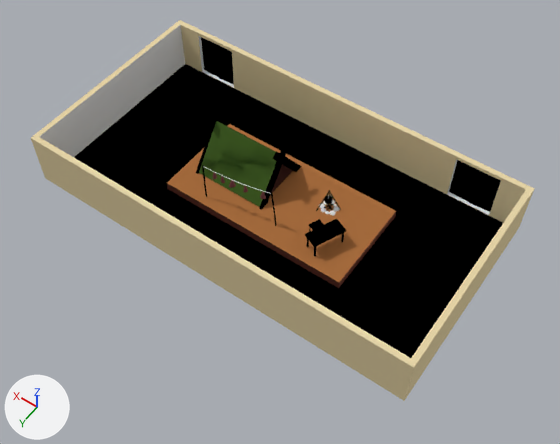
The Blender file theroom/models/room1.blend, before and after one commit.
The view is the same before and after, from a 50 mm camera at (-23.2, 39.9, 47.6) aimed at (-2.0, 10.2, 1.0). The axes (+X, +Y, +Z) are drawn at lower left. The lights are the same throughout.
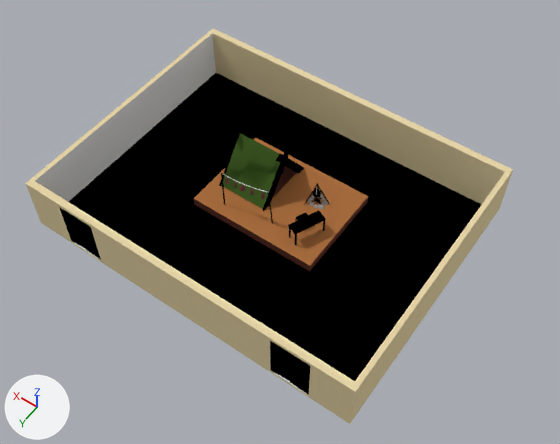
Changed parts and their boxes (x1, y1, x2, y2) in the pictures (560 x 444 px; the box of a moved part takes in the faces that stretch with it):
'Cube', reshaped, moved, turned, rescaled: before (31, 20, 535, 401); after (25, 28, 513, 424)
'Cube.001', moved, rescaled (24% narrower, 19% shorter): before (167, 124, 396, 288); after (194, 138, 368, 271)
'Plane', moved, rescaled: before (200, 121, 276, 186); after (221, 133, 280, 201)
'Plane.003', moved, rescaled: before (199, 141, 277, 207); after (221, 145, 280, 209)
'Plane.001', moved (not visible afterwards): before (225, 125, 274, 151)
part 1 of me_cube, moved or reshaped: before (198, 36, 234, 88); after (270, 365, 307, 394)
part 2 of me_cube, moved or reshaped: before (180, 24, 526, 223); after (25, 183, 355, 424)

The change, as a diff of the scene's bpy script:
```diff
--- a/theroom/models/room1.blend.py
+++ b/theroom/models/room1.blend.py
@@ me_cube @@
 me_cube.from_pydata(...)  # 32 vertices, 30 faces; spans x -1.94..1.94, y -0.11..1.94, z -1.0..3.09
 # used by ob_cube; location = (0.0, 0.0, 0.88); scale = (8.71, 8.71, 1.15)
+# me_cube part 1: all 8 vertices in x 1.23..1.65, y -0.11..-0.05, z -0.75..2.83 are moved by (-0.16, 0.0, 0.0)
+# me_cube part 2: all 8 vertices in x -1.66..-1.24, y -0.11..-0.05, z -0.75..2.83 are moved by (0.18, 0.0, 0.0)
 me_cube.materials.append(mat_material)
@@ ob_plane_003 @@
 ob_plane_003 = bpy.data.objects.new('Plane.003', me_plane_000)
-ob_plane_003.location = (3.29, 8.47, 2.67)
+ob_plane_003.location = (1.97, 8.47, 2.67)
 ob_plane_003.rotation_euler = (-0.939, 0.0, 0.0)  # degrees (-54, 0, 0)
-ob_plane_003.scale = (3.04, 2.27, 1.0)
+ob_plane_003.scale = (2.05, 2.27, 1.0)
@@ ob_plane_001 @@
 ob_plane_001 = bpy.data.objects.new('Plane.001', me_plane_001)
-ob_plane_001.location = (3.29, 5.79, 2.69)
+ob_plane_001.location = (1.97, 5.79, 2.69)
 ob_plane_001.rotation_euler = (-0.939, 0.0, 3.142)  # degrees (-54, 0, 180)
@@ ob_plane @@
 ob_plane = bpy.data.objects.new('Plane', me_plane_001)
-ob_plane.location = (3.29, 8.47, 2.67)
+ob_plane.location = (1.97, 8.47, 2.67)
 ob_plane.rotation_euler = (-2.203, 0.0, -3.142)  # degrees (-126, 0, -180)
-ob_plane.scale = (3.04, 2.27, 1.0)
+ob_plane.scale = (2.05, 2.27, 1.0)
@@ ob_cube_001 @@
 ob_cube_001 = bpy.data.objects.new('Cube.001', me_cube_005)
-ob_cube_001.location = (-0.39, 7.99, 0.28)
-ob_cube_001.scale = (8.18, 4.08, 0.45)
+ob_cube_001.location = (-0.51, 7.99, 0.28)
+ob_cube_001.scale = (5.51, 4.08, 0.45)
@@ ob_cube @@
 ob_cube = bpy.data.objects.new('Cube', me_cube)
-ob_cube.location = (0.0, 0.0, 0.88)
-ob_cube.scale = (8.71, 8.71, 1.15)
+ob_cube.location = (-0.53, 19.17, 0.88)
+ob_cube.rotation_euler = (0.0, 0.0, 3.142)  # degrees (0, 0, 180)
+ob_cube.scale = (7.37, 10.8, 1.15)
```
